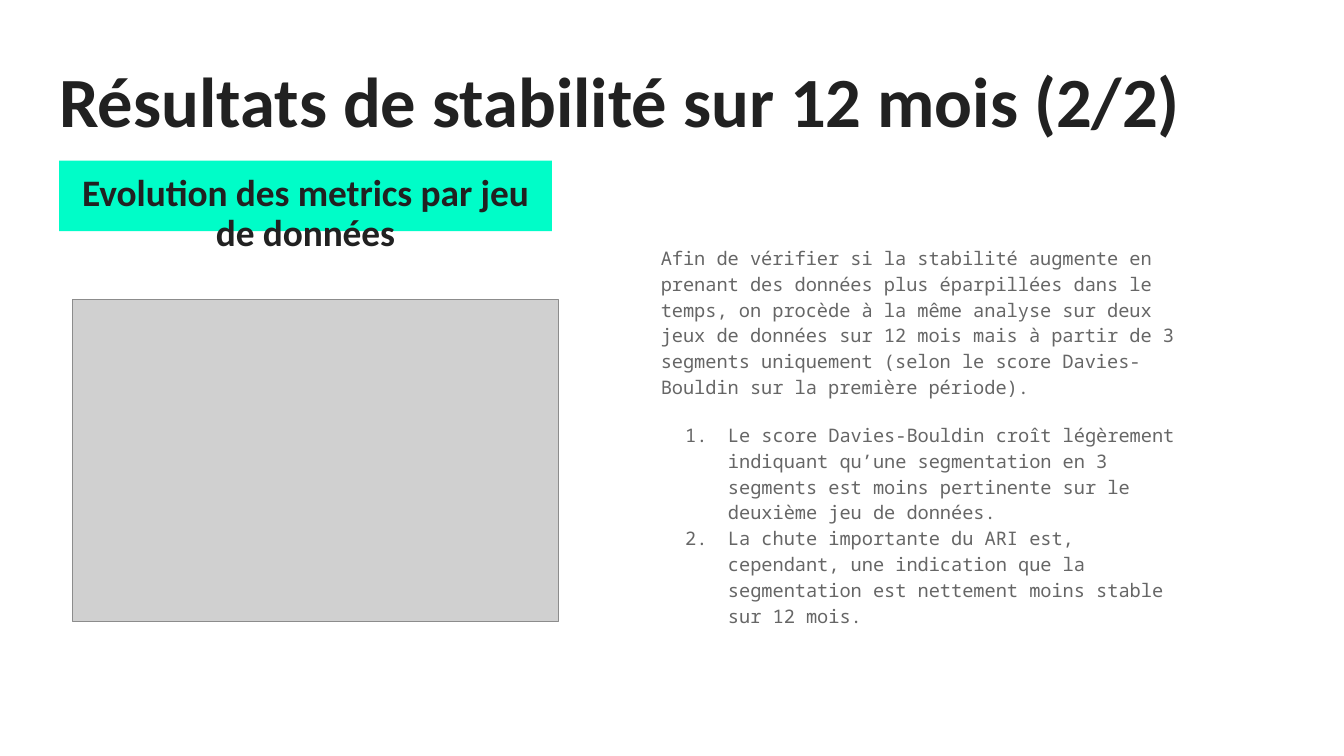
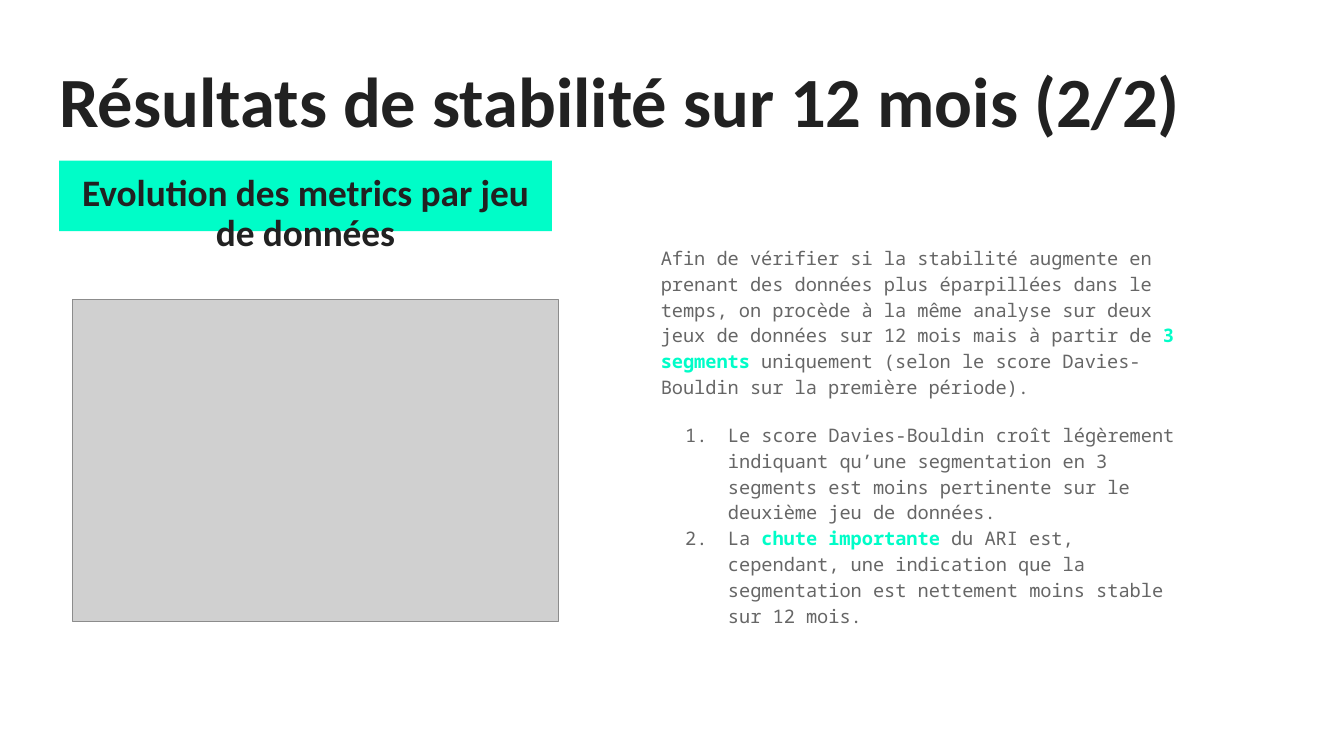
Before and after one commit to Laoban-man/P5_segmentation, a slide deck: slide 13 of source/P5_01_Support.pptx (slide 10 before the commit). Drawn at 1344x756 pixels with LibreOffice and Linux fonts; fonts in the diff are those of the drawing; grey boxes stand for pictures. Boxes give left, top, right and bottom in pixels: in the first picture for what was removed or moved away, otherwise in the second. Text is boxed around its words. In the diff, an @@ line names an element or a change of style, - is before the commit and + after.

```diff
--- a/source/P5_01_Support.pptx
+++ b/source/P5_01_Support.pptx
@@ text at (661,250,1174,602): text colour #666666 to #00FDC8, bold on in "3 segments", "chute importante" @@
```
Also in this commit, not shown: 4 other slides changed, 4 slides added, 8 other files.
